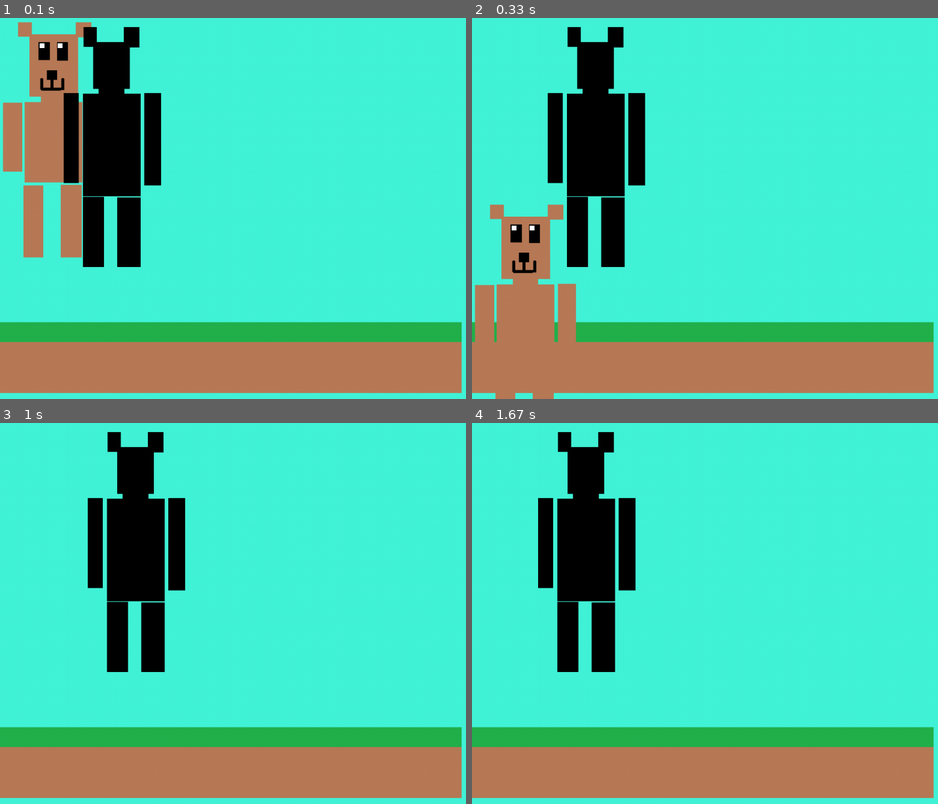
Above: before the commit, frames 1-4 (two rows, left to right).
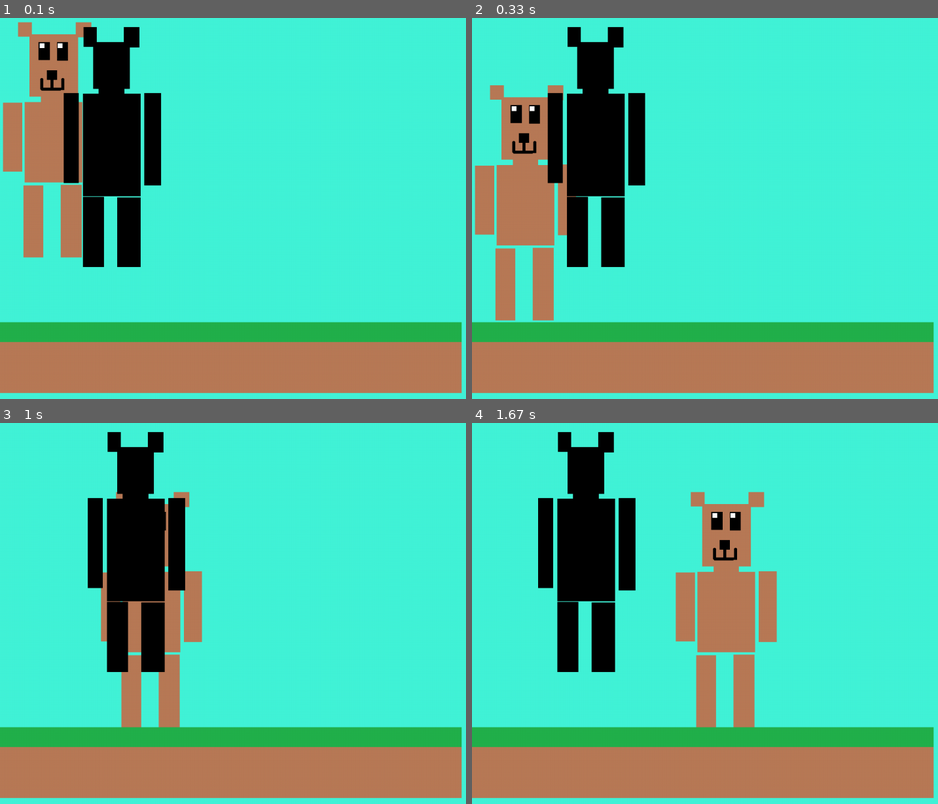
Above: after the commit, the same moments.

Repository: MakerBox-NZ/Pygame_Evan
Game: pygame game, started from Evan.work/EvanGame.py
The game is run twice, just before and just after one commit, with the same random seed, the same clock (stepped at 60 frames per second) and the same inputs.
Inputs:
- Up to frame 1 (0.1 s): no input
- Up to frame 2 (0.33 s): no input
- Up to frame 3 (1 s): hold Right 0.33-0.8 s; hold Up from 0.83 s (still down)
- Up to frame 4 (1.67 s): release Up at 1.13 s; hold Right 1.17-1.63 s

Frame 1 is identical in both runs. In frame 2, 8.2% of the frame differs, in the area x 0-23%, y 17-100%; in frame 3, 3.8%; in frame 4, 7.9%.

Commit message:
jumping and platform detection

Diff:
--- a/Evan.work/EvanGame.py
+++ b/Evan.work/EvanGame.py
@@ -37,6 +37,10 @@
         self.momentumX = 0
         self.momentumY = 0
 
+        #gravity variables\
+        self.collide_delta = 0
+        self.jump_delta = 6
+
         self.score = 0
 
         self.image = pygame.image.load(os.path.join('images', 'hero.png')).convert()
@@ -64,11 +68,32 @@
         nextY = currentY + self.momentumY
         self.rect.y = nextY
 
+        #gravity
+        if self.collide_delta < 6 and self.jump_delta < 6:
+            self.jump_delta = 6*2
+            self.momentumY -=33 #how high to jump
+
+            self.collide_delta +=6
+            self.jump_delta += 6
+
         #collisions
         enemy_hit_list = pygame.sprite.spritecollide(self, enemy_list, False)
         for enemy in enemy_hit_list:
             self.score -= 1
             print(self.score)
+        block_hit_list = pygame.sprite.spritecollide(self, platform_list, False)
+        if self.momentumX > 0:
+            for block in block_hit_list:
+                self.rect.y =  currentY
+                self.rect.x = currentX+9
+                self.momentumY = 0
+                self.collide_delta = 0 #stopjumping
+
+        if self.momentumY > 0:
+            for block in block_hit_list:
+                self.rect.y = currentY
+                self.momentumY = 0
+                self.collide_delta = 0 #stopjumping
 
     def gravity(self):
         self.momentumY += 3.2 #how fast player fall
@@ -166,6 +191,7 @@
                 player.control(-movesteps, 0)
                 if event.key == pygame.K_UP:
                     print('jump stop')
+                    player.jump(platform_list)
 
 
         if event.type == pygame.KEYDOWN:
